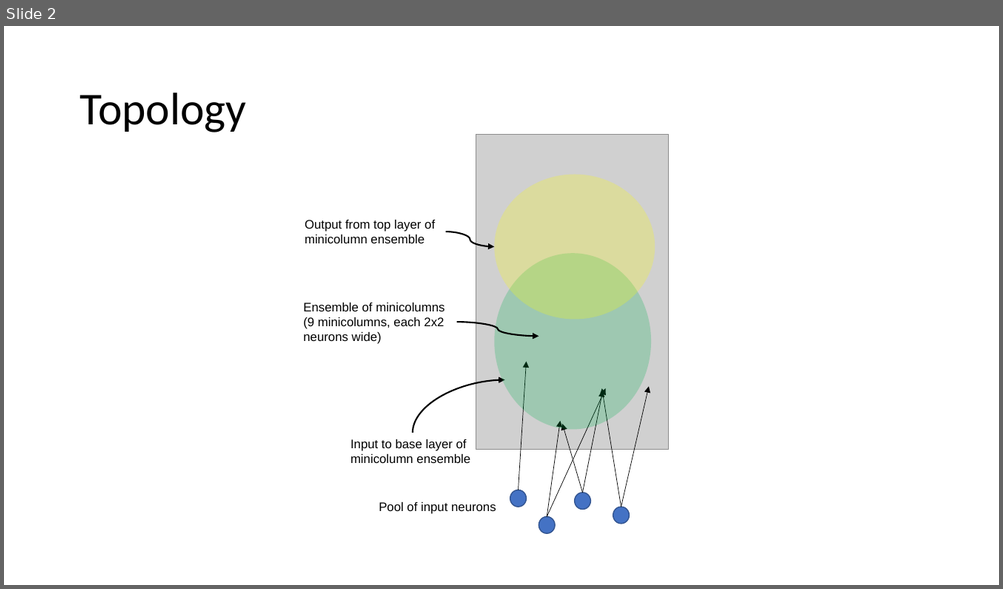
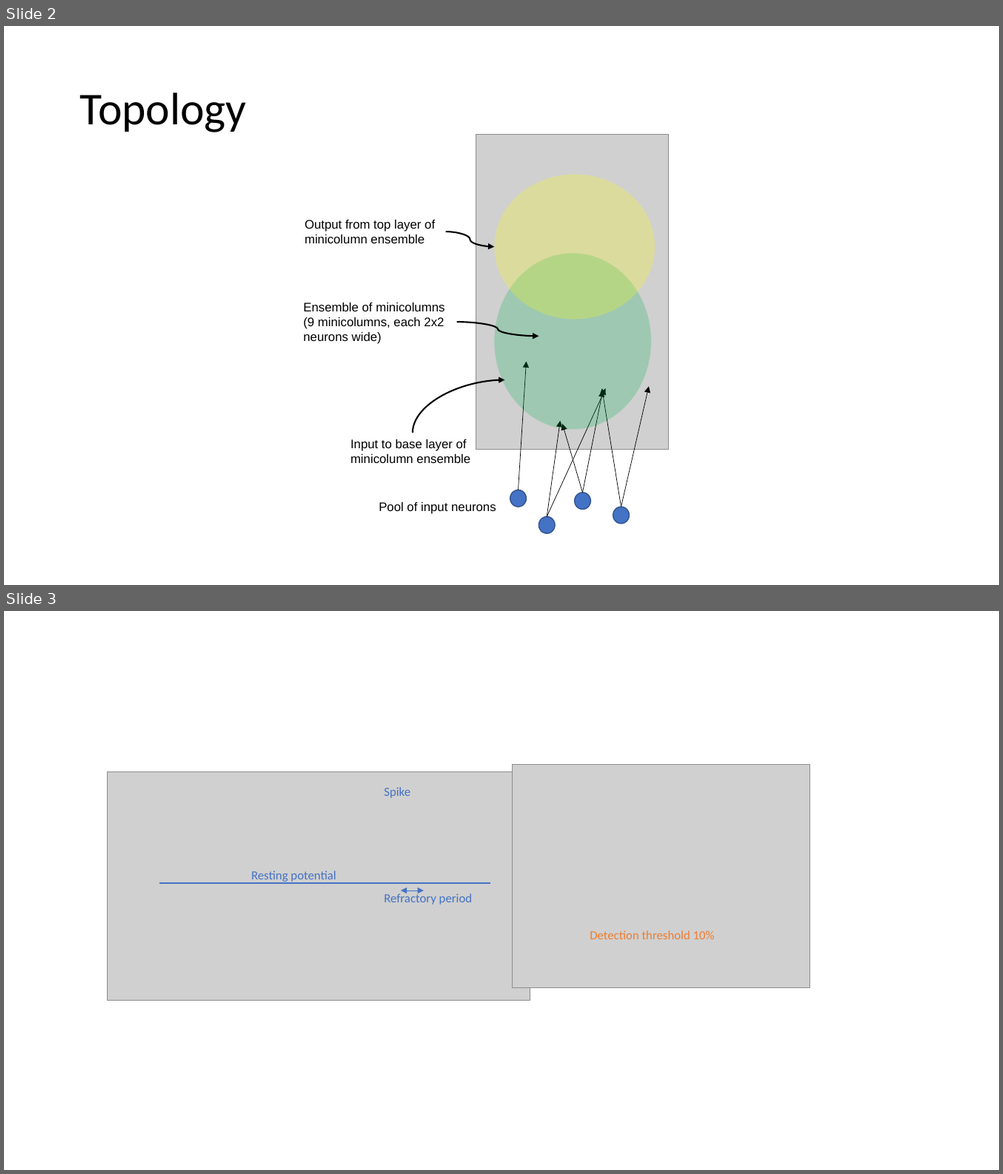
Before and after one commit to vbaker145/neuron, a slide deck: microcolumn_paper/fig/figs.pptx. Shown one above the other, each under a label of ours: slide 2 before the commit, slides 2 and 3 after it. The pictures are 1003x589 and 1003x1174 pixels, drawn with LibreOffice and Linux fonts; fonts in the diff are those of the drawing; grey boxes stand for pictures. Boxes give left, top, right and bottom in pixels: in the first picture for what was removed or moved away, otherwise in the second. Text is boxed around its words. In the diff, an @@ line names an element or a change of style, - is before the commit and + after.

```diff
--- a/microcolumn_paper/fig/figs.pptx
+++ b/microcolumn_paper/fig/figs.pptx
@@ slide 3 added at [4,611,999,1170], background #FFFFFF @@
@@ group added at [108,765,810,1000]: 4 texts, 2 pictures, 1 line, 1 double arrow @@
+Resting potential
+Refractory period
+Spike
+Detection threshold 10%
```
Also in this commit, not shown: 1 other slide added, 3 other files.
